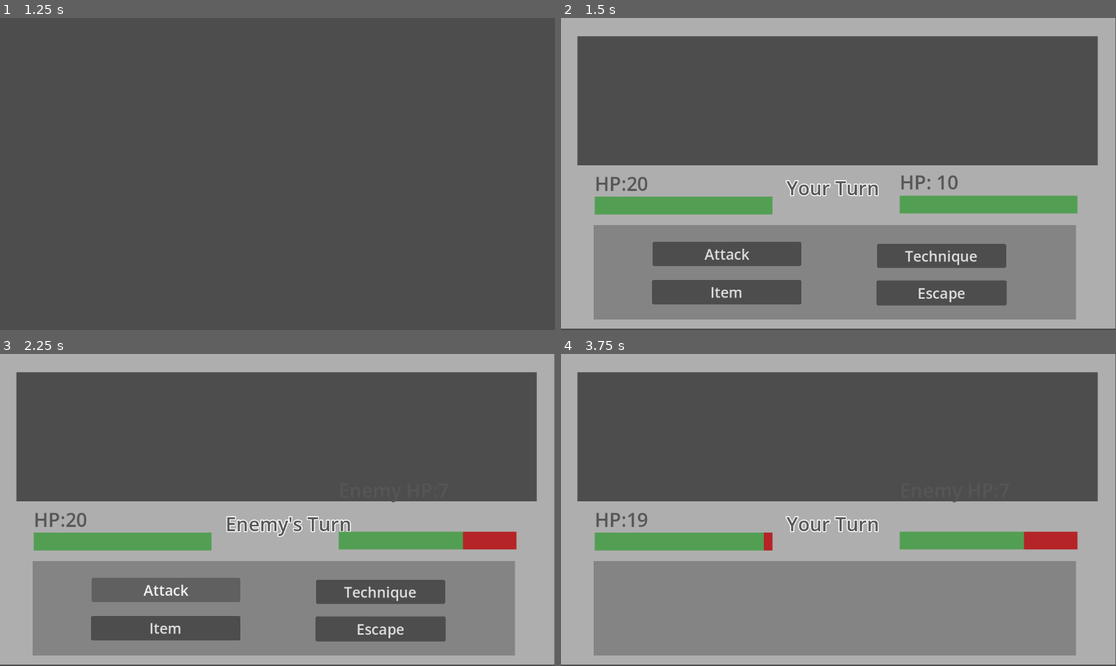
Above: before the commit, frames 1-4 (two rows, left to right).
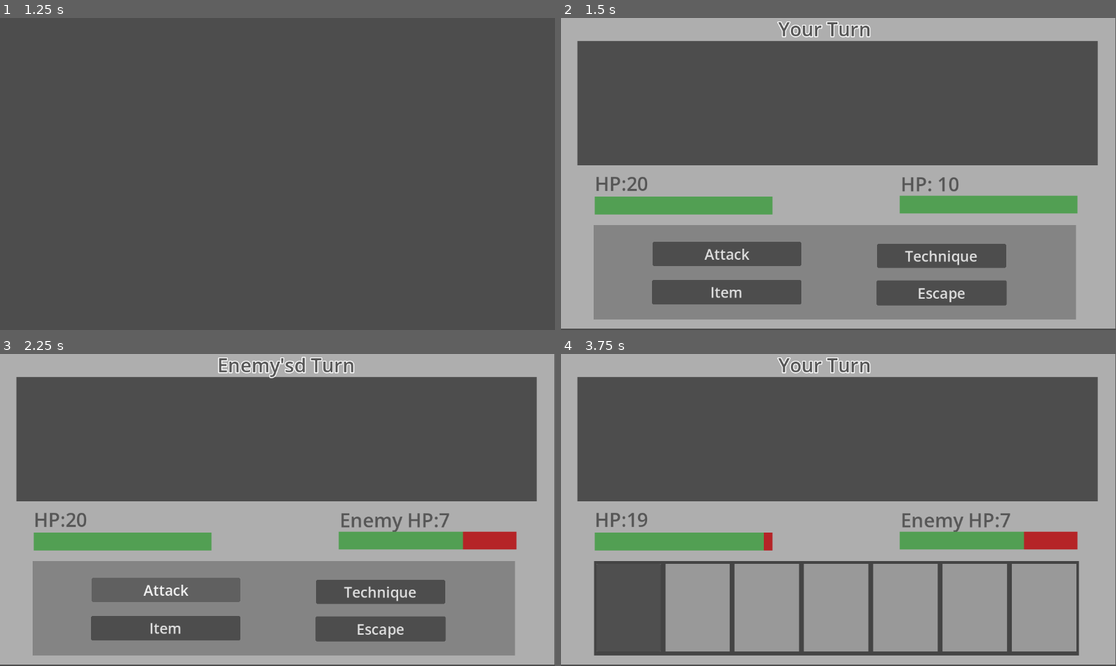
Above: after the commit, the same moments.

Repository: harrilo-boop/Final-design
Game: Godot game, scene res://scenes/map_scene/overworld.tscn
Two runs of this game, one before a commit and one after it. Both use one fixed random seed, a clock stepped at 60 frames per second and the inputs below.
Inputs (mouse positions are in pixels of both pictures, inside the frame that each line leads up to):
- Up to frame 1 (1.25 s): tap Enter at 0.5 s; hold D (ui_right) from 0.53 s (still down)
- Up to frame 2 (1.5 s): tap Space at 1.25 s; release D (ui_right) at 1.28 s; hold S (ui_down) from 1.28 s (still down)
- Up to frame 3 (2.25 s): release S (ui_down) at 2 s; click "Attack" at 2 s
- Up to frame 4 (3.75 s): click "Item" at 2.75 s; click (627, 606) at 3.52 s

Frame 1 is identical in both runs. In frame 2, 2.5% of the frame differs, in the area x 2-97%, y 1-58%; in frame 3, 3.0%; in frame 4, 9.5%, in the area x 2-97%, y 1-97%.
Error before the commit: Cannot call method 'show' on a null value. (res://script/System_script/battle.gd:204)

Commit message:
p.s. same from previous forgot

Diff:
--- a/final-project/resources/Item/Attack_item/FlameBottle.tres
+++ b/final-project/resources/Item/Attack_item/FlameBottle.tres
@@ -16,6 +16,7 @@
 item_name = "Flame bottle"
 description = "Fire type attackable item"
 max_stack_size = 5
+use_in_world = false
 effect_type = 3
 damage = 3
 ability = 1
--- a/final-project/scenes/UI_scene/In_battle.tscn
+++ b/final-project/scenes/UI_scene/In_battle.tscn
@@ -81,7 +81,7 @@
 
 [sub_resource type="StyleBoxFlat" id="StyleBoxFlat_ft0od"]
 
-[node name="Node2D" type="Node2D" unique_id=1501097680 node_ …(136 unchanged characters)… tech_1", "tech_2", "tech_3", "tech_4", "Battle_end", "learn_tech_yes", "learn_tech_no", "learn_label")]
+[node name="Node2D" type="Node2D" unique_id=1501097680 node_ …(136 unchanged characters)… tech_1", "tech_2", "tech_3", "tech_4", "item_options", "item_1", "item_2", "item_3", "item_4", "item_5", "item_6", "item_7", "Battle_end", "learn_tech_yes", "learn_tech_no", "learn_label")]
 script = ExtResource("1_cve37")
 turn_label = NodePath("Stats_UI/Turn_label")
 hp_ui = NodePath("Stats_UI/Playerhp_label")
@@ -97,6 +97,14 @@
 tech_2 = NodePath("Tech_options/Option2_button/Option2")
 tech_3 = NodePath("Tech_options/Option3_button/Option3")
 tech_4 = NodePath("Tech_options/Option4_button/Option4")
+item_options = NodePath("Item_options")
+item_1 = NodePath("Item_options/Item_option1/Item_1")
+item_2 = NodePath("Item_options/Item_option2/Item_2")
+item_3 = NodePath("Item_options/Item_option3/Item_3")
+item_4 = NodePath("Item_options/Item_option4/Item_4")
+item_5 = NodePath("Item_options/Item_option5/Item_5")
+item_6 = NodePath("Item_options/Item_option6/Item_6")
+item_7 = NodePath("Item_options/Item_option7/Item_7")
 Battle_end = NodePath("Battle_End")
 learn_tech_yes = NodePath("Battle_End/PanelContainer/Learn_yes")
 learn_tech_no = NodePath("Battle_End/PanelContainer2/Learn_no")
@@ -109,7 +117,7 @@
 color = Color(1, 1, 1, 0.54509807)
 
 [node name="Demo2" type="ColorRect" parent="." unique_id=1986585398]
-offset_top = 38.0
+offset_top = 48.0
 offset_right = 34.0
 offset_bottom = 306.0
 color = Color(1, 1, 1, 0.54509807)
@@ -117,12 +125,12 @@
 [node name="Demo3" type="ColorRect" parent="." unique_id=76555446]
 offset_top = -2.0
 offset_right = 1151.0
-offset_bottom = 38.0
+offset_bottom = 48.0
 color = Color(1, 1, 1, 0.54509807)
 
 [node name="Demo4" type="ColorRect" parent="." unique_id=1031463089]
 offset_left = 1114.0
-offset_top = 38.0
+offset_top = 48.0
 offset_right = 1151.0
 offset_bottom = 306.0
 color = Color(1, 1, 1, 0.54509807)
@@ -140,10 +148,10 @@
 [node name="Stats_UI" type="CanvasLayer" parent="." unique_id=1623192407]
 
 [node name="Turn_label" type="Label" parent="Stats_UI" unique_id=1158720786]
-offset_left = 468.0
-offset_top = 325.0
-offset_right = 665.0
-offset_bottom = 380.0
+offset_left = 451.0
+offset_top = -5.0
+offset_right = 643.0
+offset_bottom = 50.0
 text = "Your Turn"
 label_settings = SubResource("LabelSettings_vqpje")
 
@@ -151,7 +159,7 @@
 offset_left = 70.0
 offset_top = 316.0
 offset_right = 205.0
-offset_bottom = 417.0
+offset_bottom = 371.0
 text = "HP: 10"
 label_settings = SubResource("LabelSettings_a7cga")
 
@@ -167,13 +175,11 @@
 show_percentage = false
 
 [node name="Enemyhp_label" type="Label" parent="Stats_UI" unique_id=1139744857]
-offset_left = 703.0
-offset_top = 255.0
-offset_right = 825.0
-offset_bottom = 426.0
-text = "
-HP: 10
-"
+offset_left = 705.0
+offset_top = 317.0
+offset_right = 827.0
+offset_bottom = 372.0
+text = "HP: 10"
 label_settings = SubResource("LabelSettings_a7cga")
 
 [node name="Enemyhp" type="ProgressBar" parent="Stats_UI" unique_id=2081252063]
@@ -188,6 +194,7 @@
 show_percentage = false
 
 [node name="Options_button" type="Control" parent="." unique_id=478916685]
+visible = false
 layout_mode = 3
 anchors_preset = 0
 offset_left = 1.0
@@ -251,6 +258,7 @@
 text = "Escape"
 
 [node name="Tech_options" type="Control" parent="." unique_id=445906618]
+visible = false
 layout_mode = 3
 anchors_preset = 0
 offset_left = 102.0
@@ -331,7 +339,7 @@
 offset_bottom = 195.0
 theme_override_styles/panel = SubResource("StyleBoxFlat_cve37")
 
-[node name="Button" type="Button" parent="Item_options/Item_option1" unique_id=876481550]
+[node name="Item_1" type="Button" parent="Item_options/Item_option1" unique_id=876481550]
 layout_mode = 2
 theme_override_styles/normal = SubResource("StyleBoxFlat_5hhvv")
 
@@ -343,7 +351,7 @@
 offset_bottom = 195.0
 theme_override_styles/panel = SubResource("StyleBoxFlat_4uc4m")
 
-[node name="Button" type="Button" parent="Item_options/Item_option2" unique_id=170935863]
+[node name="Item_2" type="Button" parent="Item_options/Item_option2" unique_id=170935863]
 layout_mode = 2
 theme_override_styles/normal = SubResource("StyleBoxFlat_e1vla")
 
@@ -355,7 +363,7 @@
 offset_bottom = 195.0
 theme_override_styles/panel = SubResource("StyleBoxFlat_35c1n")
 
-[node name="Button" type="Button" parent="Item_options/Item_option3" unique_id=2091822582]
+[node name="Item_3" type="Button" parent="Item_options/Item_option3" unique_id=2091822582]
 layout_mode = 2
 theme_override_styles/normal = SubResource("StyleBoxFlat_118um")
 
@@ -367,7 +375,7 @@
 offset_bottom = 195.0
 theme_override_styles/panel = SubResource("StyleBoxFlat_35c1n")
 
-[node name="Button" type="Button" parent="Item_options/Item_option4" unique_id=851522161]
+[node name="Item_4" type="Button" parent="Item_options/Item_option4" unique_id=851522161]
 layout_mode = 2
 theme_override_styles/normal = SubResource("StyleBoxFlat_v4c7e")
 
@@ -379,7 +387,7 @@
 offset_bottom = 195.0
 theme_override_styles/panel = SubResource("StyleBoxFlat_35c1n")
 
-[node name="Button" type="Button" parent="Item_options/Item_option5" unique_id=1032514747]
+[node name="Item_5" type="Button" parent="Item_options/Item_option5" unique_id=1032514747]
 layout_mode = 2
 theme_override_styles/normal = SubResource("StyleBoxFlat_v4c7e")
 
@@ -391,7 +399,7 @@
 offset_bottom = 195.0
 theme_override_styles/panel = SubResource("StyleBoxFlat_35c1n")
 
-[node name="Button" type="Button" parent="Item_options/Item_option6" unique_id=1135773307]
+[node name="Item_6" type="Button" parent="Item_options/Item_option6" unique_id=1135773307]
 layout_mode = 2
 theme_override_styles/normal = SubResource("StyleBoxFlat_v4c7e")
 
@@ -403,7 +411,7 @@
 offset_bottom = 195.0
 theme_override_styles/panel = SubResource("StyleBoxFlat_35c1n")
 
-[node name="Button" type="Button" parent="Item_options/Item_option7" unique_id=992541165]
+[node name="Item_7" type="Button" parent="Item_options/Item_option7" unique_id=992541165]
 layout_mode = 2
 theme_override_styles/normal = SubResource("StyleBoxFlat_v4c7e")
 
--- a/final-project/script/Global_script/item_manager.gd
+++ b/final-project/script/Global_script/item_manager.gd
@@ -3,6 +3,9 @@
 var player_hp:int = 1
 var player_regen:int = 1
 var player_regen_turn:int = 1
+var total_damage_atk:int = 1
+var enemy_hp:int = 1
+var defend_turn:int = 1
 
 @export var item: item_resource
 @export var player: CharacterBody2D
@@ -35,8 +38,14 @@
 	player_regen_turn = item.duration
 
 func use_damage(item):
-	pass
-
+	var item_ability = item.ability
+	total_damage_atk = item.damage
+	if item_ability == enemy_resource.weakness:
+		total_damage_atk *= 2
+	elif item_ability == enemy_resource.resistance:
+		total_damage_atk /= 2
+	enemy_hp -= total_damage_atk
 
 func use_shield(item):
-	pass
+	player_hp += item.defend_amount
+	defend_turn = item.duration
--- a/final-project/script/System_script/battle.gd
+++ b/final-project/script/System_script/battle.gd
@@ -27,6 +27,7 @@
 var equipped_weapon = null
 var equipped_armor = null
 var replacing_tech: bool = false
+var item_choosing:bool = false
 
 #Damage calculate variables
 var total_damage_atk:int = 0
@@ -82,7 +83,7 @@
 		enemy_turn = true
 	options_button.show()
 	tech_options.hide()
-#	item_options.hide()
+	item_options.hide()
 	Battle_end.hide()
 	learn_label.hide()
 	learn_tech_yes.hide()
@@ -98,12 +99,16 @@
 	if Input.is_action_just_pressed("ui_cancel") and replacing_tech == false:
 		options_button.show()
 		tech_options.hide()
+	if Input.is_action_just_pressed("ui_cancel") and item_choosing == true:
+		options_button.show()
+		item_options.hide()
+		item_choosing = false
 
 #Changing turn by player to enemy
 func player_turn_change() -> void:
 	player_turn = false
 	enemy_turn = true
-	turn_label.text = "Enemy's Turn"
+	turn_label.text = "Enemy'sd Turn"
 	enemy_ui.text = "Enemy HP:" + str(enemy_hp)
 	enemy_bar.value = enemy_hp
 	change_turn.start()
@@ -202,9 +207,10 @@
 func _on_item_pressed() -> void:
 	options_button.hide()
 	item_options.show()
+	item_choosing = true
 	var item_buttons: Array= [item_1, item_2, item_3, item_4, item_5, item_6, item_7]
-	for item in range(7):
-		pass #Show sprite and name and stack number
+	#for item in range(7):
+	#	pass #Show sprite and name and stack number
 
 #Player's leaving battle settings------------------------------------
 func battle_end() -> void:
